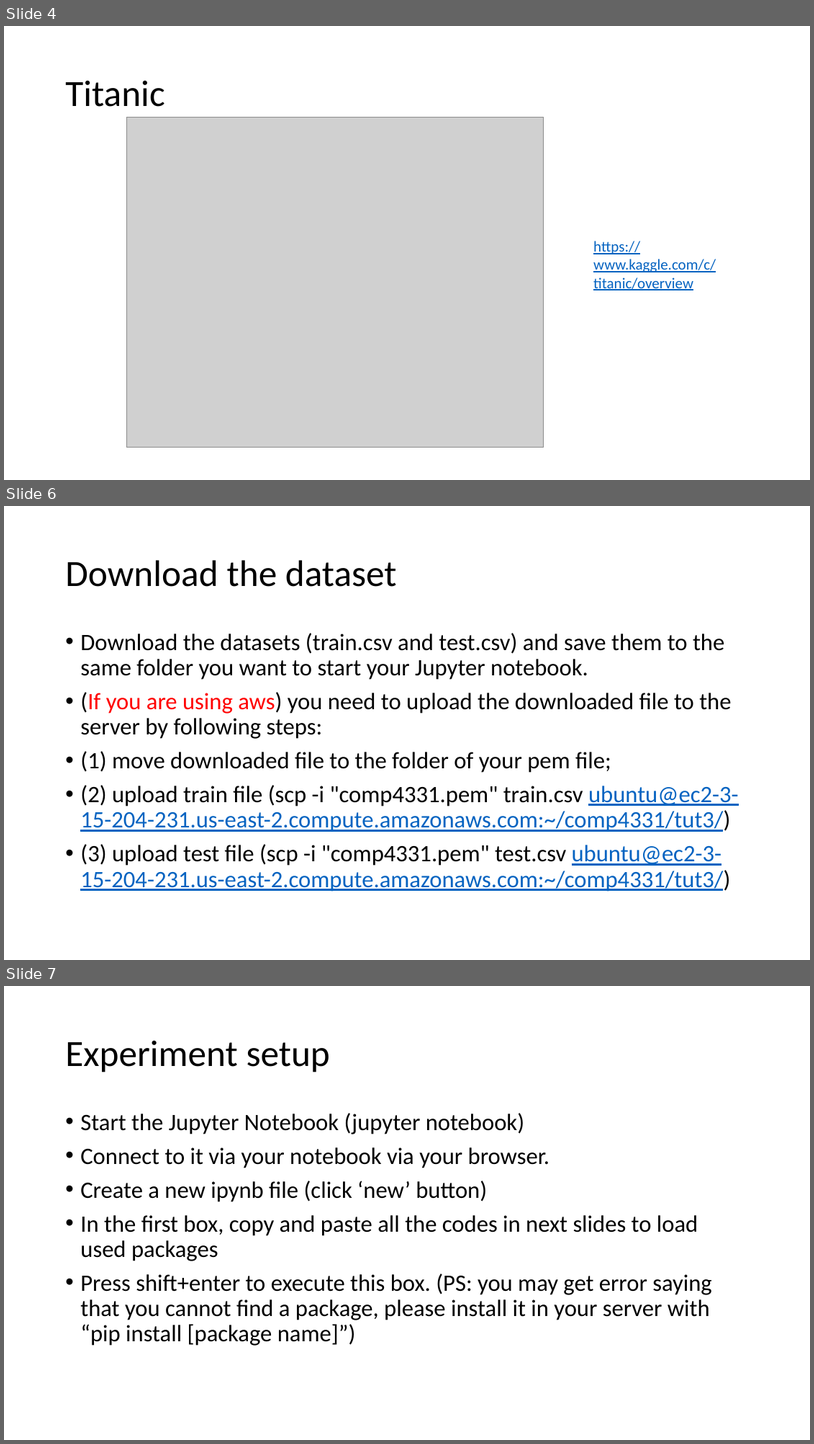
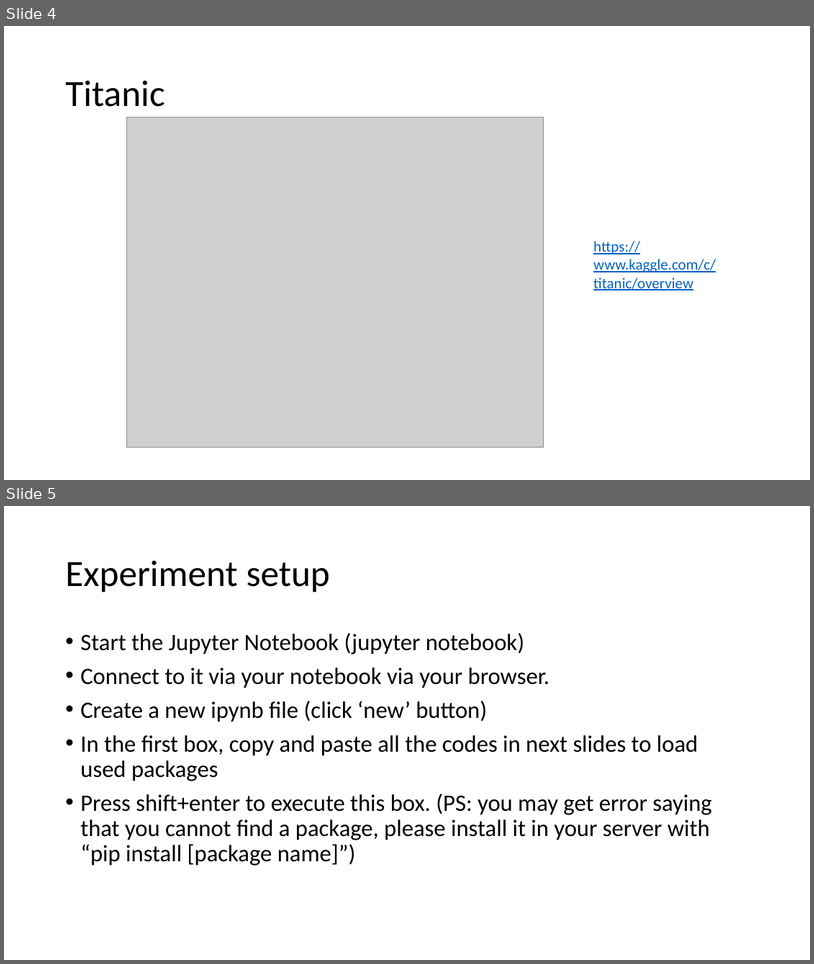
Before and after one commit to jiaxinxie97/COMP4331, a slide deck: tut3/tut3.pptx. Shown one above the other, each under a label of ours: slides 4, 6 and 7 before the commit, slides 4 and 5 after it; the slides between them are not shown. The pictures are 814x1444 and 814x964 pixels, drawn with LibreOffice and Linux fonts; fonts in the diff are those of the drawing; grey boxes stand for pictures. Boxes give left, top, right and bottom in pixels: in the first picture for what was removed or moved away, otherwise in the second. Text is boxed around its words. In the diff, an @@ line names an element or a change of style, - is before the commit and + after.

```diff
--- a/tut3/tut3.pptx
+++ b/tut3/tut3.pptx
@@ slide 6 removed at box(4, 506, 810, 960), background #FFFFFF @@
@@ title removed at box(65, 560, 397, 587) @@
-Download the dataset
@@ text removed at box(80, 633, 738, 891) @@
-• Download the datasets (train.csv and test.csv) and save them to the same folder you want to start your Jupyter notebook.
-• (If you are using aws) you need to upload the downloaded file to the server by following steps:
-• (1) move downloaded file to the folder of your pem file;
-• (2) upload train file (scp -i "comp4331.pem" train.csv ubuntu@ec2-3-15-204-231.us-east-2.compute.amazonaws.com:~/comp4331/tut3/)
-• (3) upload test file (scp -i "comp4331.pem" test.csv ubuntu@ec2-3-15-204-231.us-east-2.compute.amazonaws.com:~/comp4331/tut3/)
@@ what was slide 7 is now slide 5 @@
```
Also in this commit, not shown: 2 slides changed, 6 slides added, 1 other slide removed, 6 other files.
